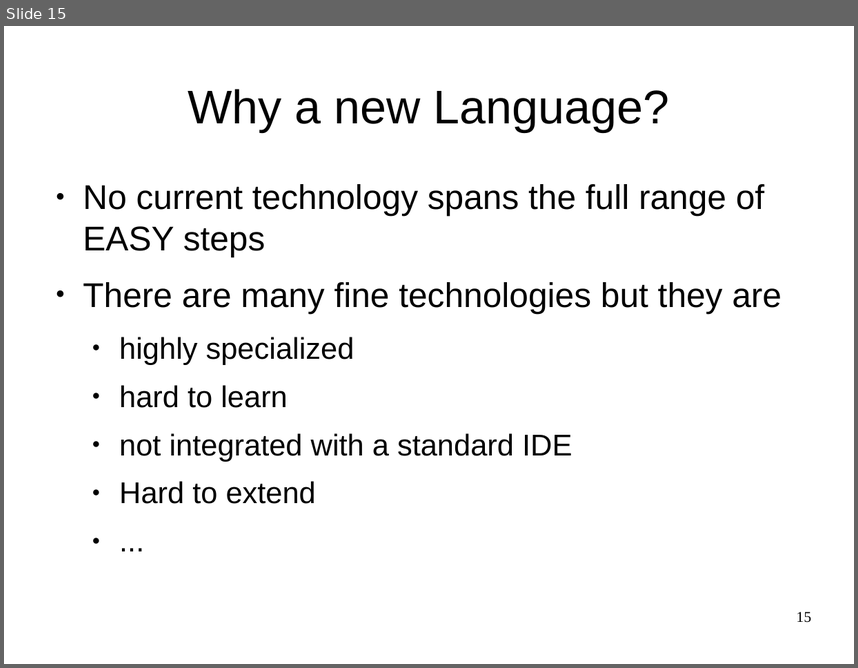
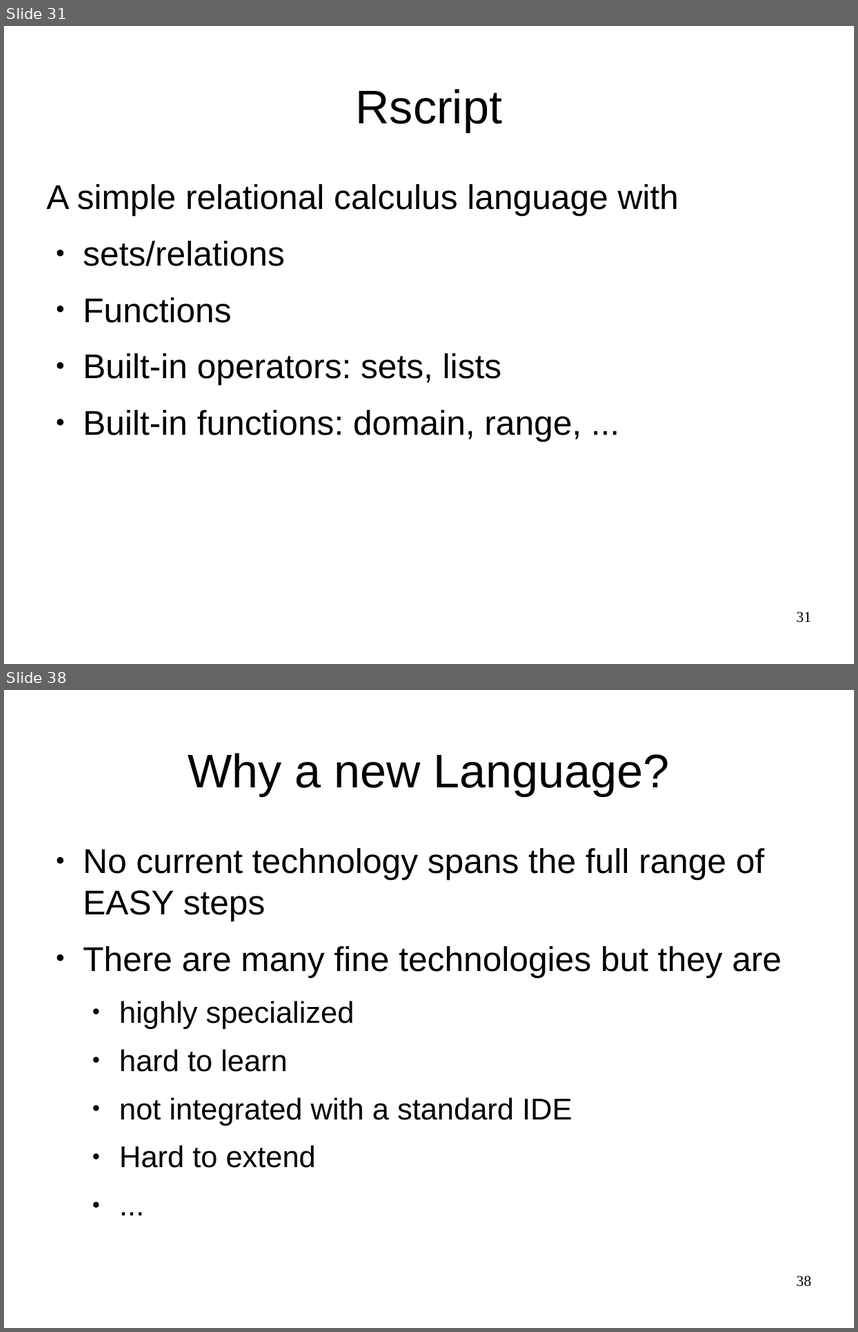
Before and after one commit to cwi-swat/meta-environment, a slide deck: meta-doc/analysis/rascal-slides/rascal-slides.odp. Shown one above the other, each under a label of ours: slide 15 before the commit, slides 31 and 38 after it; the slides between them are not shown. The pictures are 858x668 and 858x1332 pixels, drawn with LibreOffice and Linux fonts; fonts in the diff are those of the drawing; background and template pictures are left out. Boxes give left, top, right and bottom in pixels: in the first picture for what was removed or moved away, otherwise in the second. Text is boxed around its words. In the diff, an @@ line names an element or a change of style, - is before the commit and + after.

```diff
--- a/meta-doc/analysis/rascal-slides/rascal-slides.odp
+++ b/meta-doc/analysis/rascal-slides/rascal-slides.odp
@@ slide 31 added at <box>4,26,854,664</box>, background #FFFFFF @@
@@ title added at <box>356,89,502,132</box>, 44 pt, text #000000 @@
+Rscript
@@ text added at <box>47,184,679,441</box>, 32 pt, text #000000 @@
+A simple relational calculus language with
+● sets/relations
+● Functions
+● Built-in operators: sets, lists
+● Built-in functions: domain, range, ...
@@ page number added at <box>796,611,811,622</box>, 14 pt, text #000000 @@
+31
@@ what was slide 15 is now slide 38 @@
@@ page number at <box>796,1275,811,1286</box>: text changed @@
-15
+38
```
Also in this commit, not shown: 4 slides changed, 22 other slides added, 1 other file.
